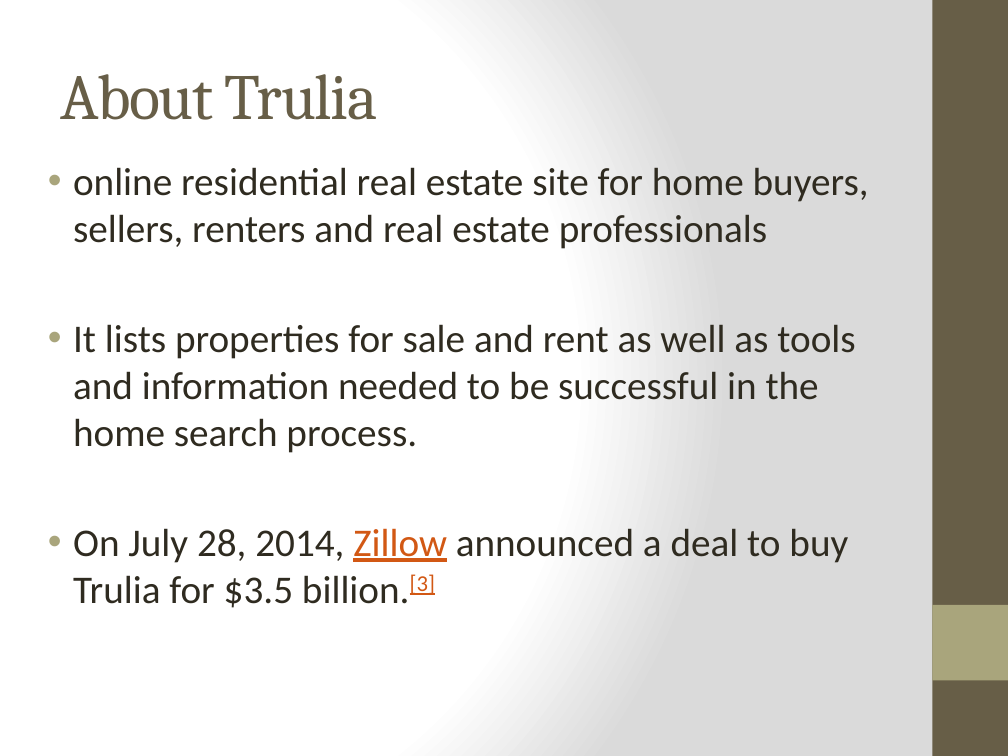
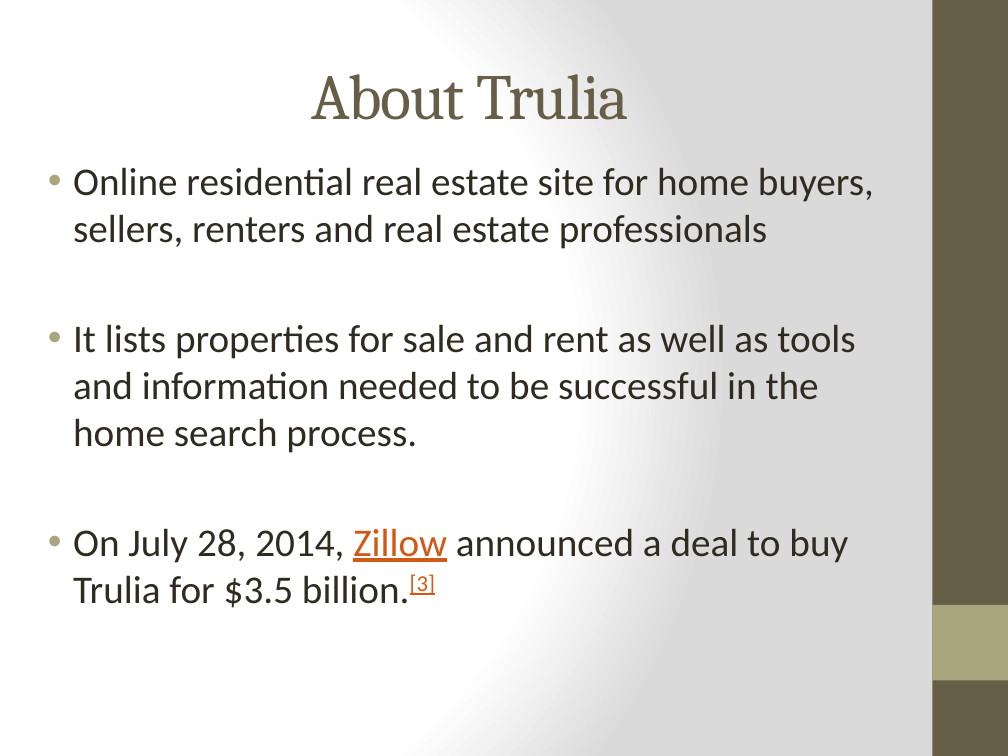
Before and after one commit to nycdatasci/bootcamp006_project, a slide deck: slide 2 of Project3-WebScraping/Samriddhi_Trulia/Trulia Scrapping.pptx. Drawn at 1008x756 pixels with LibreOffice and Linux fonts; fonts in the diff are those of the drawing. Boxes give left, top, right and bottom in pixels: in the first picture for what was removed or moved away, otherwise in the second. Text is boxed around its words. In the diff, an @@ line names an element or a change of style, - is before the commit and + after.

```diff
--- a/Project3-WebScraping/Samriddhi_Trulia/Trulia Scrapping.pptx
+++ b/Project3-WebScraping/Samriddhi_Trulia/Trulia Scrapping.pptx
@@ title "About Trulia" at [312, 74, 629, 120]: alignment left to centre @@
@@ text at [73, 167, 874, 248]: text changed @@
-• online residential real estate site for home buyers, sellers, renters and real estate professionals
+• Online residential real estate site for home buyers, sellers, renters and real estate professionals
```
Also in this commit, not shown: 3 other slides changed, 4 slides added, 5 slides removed, 5 other files.
